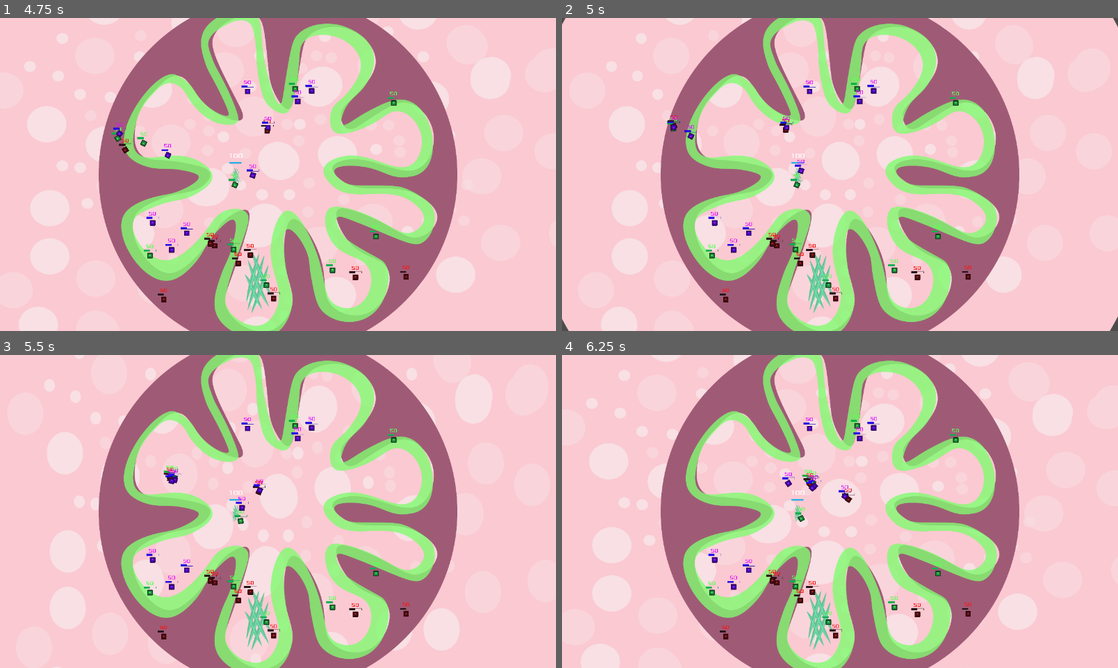
Above: before the commit, frames 1-4 (two rows, left to right).
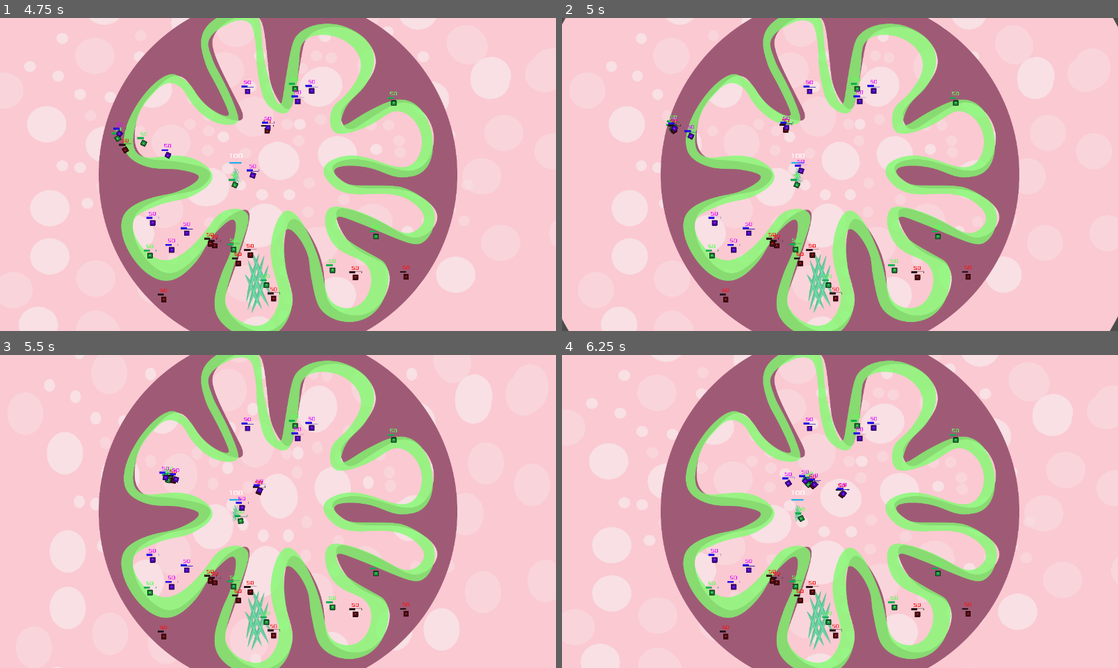
Above: after the commit, the same moments.

Repository: mihaelagrigore/Gutstuck
Game: Godot game, scene res://Sources/Levels/Level_1.tscn
The game is run twice, just before and just after one commit, with the same random seed, the same clock (stepped at 60 frames per second) and the same inputs. The engine's default icon, where the game draws it, is replaced by a stand-in: a white triangle on a blue panel in a dark square.
Inputs (mouse positions are in pixels of both pictures, inside the frame that each line leads up to):
- Up to frame 1 (4.75 s): move the mouse to (400, 158) at 0.52 s; right-click (400, 158) at 0.6 s; move the mouse to (166, 190) at 1.27 s; click (166, 190) at 1.35 s; right-click (166, 190) at 1.55 s; move the mouse to (333, 105) at 2.02 s; right-click (333, 105) at 2.1 s; move the mouse to (250, 237) at 2.77 s; right-click (250, 237) at 2.85 s; move the mouse to (444, 221) at 3.52 s; press the mouse at (444, 221) at 3.53 s; right-click (444, 221) at 3.8 s; move the mouse to (111, 127) at 4.27 s; release the mouse at (111, 127) at 4.28 s; right-click (111, 127) at 4.35 s
- Up to frame 2 (5 s): no input
- Up to frame 3 (5.5 s): move the mouse to (305, 511) at 5.02 s; right-click (305, 511) at 5.1 s
- Up to frame 4 (6.25 s): move the mouse to (756, 433) at 5.77 s; click (756, 433) at 5.85 s; right-click (756, 433) at 6.05 s

Frame 1 is identical in both runs. In frame 2, less than 0.1% of the frame differs, in the area x 18-22%, y 31-38%; in frame 3, 0.1%; in frame 4, 0.3%, in the area x 42-53%, y 36-48%.

Commit message:
fixed the shaking bug of the bacteria

Diff:
--- a/Gutstuck_Project/Sources/Bacteria/Bacteria.gd
+++ b/Gutstuck_Project/Sources/Bacteria/Bacteria.gd
@@ -63,11 +63,15 @@
 func _physics_process(delta):
 	var velocity = Vector2()
 	if state == STATE_MOVING:
+		if (abs(target.x-position.x)<5) && (abs(target.y-position.y))<5:
+			target = position
+			state=STATE_CHILL
+			pass
 		velocity = (target - position).normalized() * speed
-		$Sprite.look_at(get_global_mouse_position())
+		move_and_slide(velocity)
+		#$Sprite.look_at(get_global_mouse_position())
 		#rotation = velocity.angle()
 	#if (target - position).length() > 5: that was in the tuto, thought to replace it with the other if
-		move_and_slide(velocity)
 
 #		var collision = move_and_collide(velocity * delta)
 #		#A collision will stop the moving except if the collider is another bacteria
--- a/Gutstuck_Project/Sources/System/Input_Manager.gd
+++ b/Gutstuck_Project/Sources/System/Input_Manager.gd
@@ -1,6 +1,8 @@
 extends Control
 
 class_name Input_Manager
+
+signal move_bacteria
 
 # get reference to scene camera
 export (NodePath) var cameraPath
@@ -82,5 +84,7 @@
 
 func SendBacterias(position):
 	for bacteria in bacterias:
+		print("sending bacteria to position")
 		bacteria.target = position
 		bacteria.state_set(bacteria.STATE_MOVING)
+		#emit_signal("move_bacteria")
